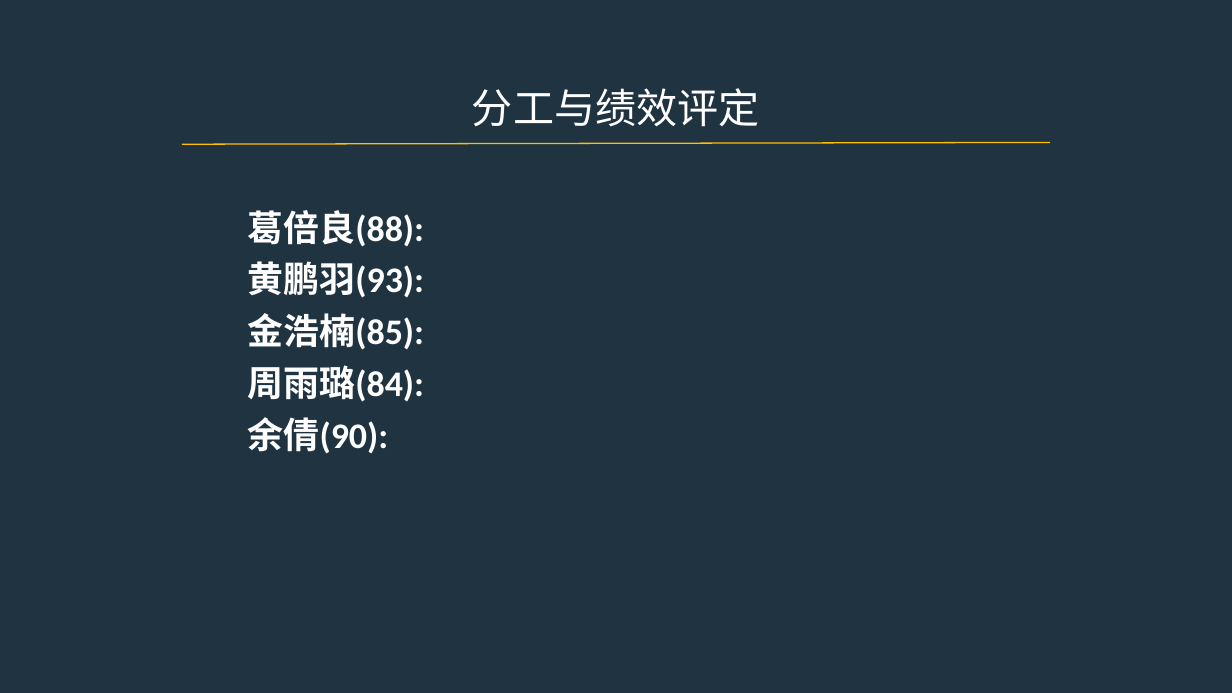
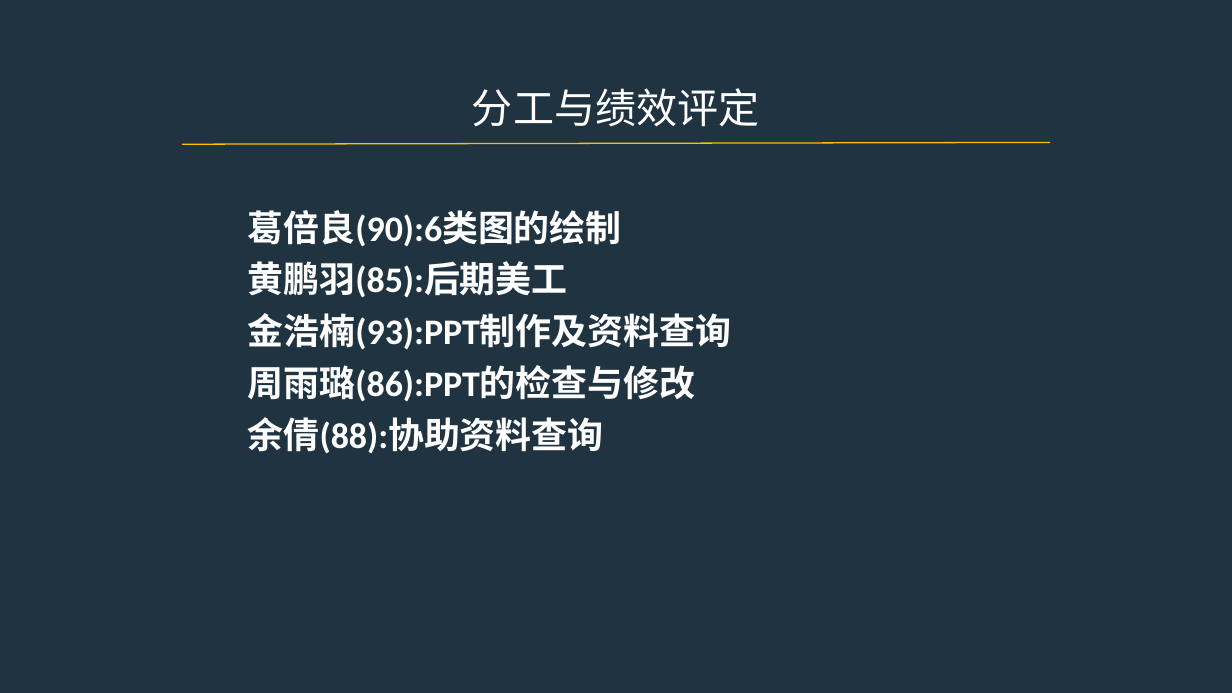
Before and after one commit to PRD2017-G07/G07-teamwork, a slide deck: slide 30 of 0PPT/UML图.pptx. Drawn at 1232x693 pixels with LibreOffice and Linux fonts; fonts in the diff are those of the drawing. Boxes give left, top, right and bottom in pixels: in the first picture for what was removed or moved away, otherwise in the second. Text is boxed around its words. In the diff, an @@ line names an element or a change of style, - is before the commit and + after.

Commit message:
GBL

```diff
--- a/0PPT/UML图.pptx
+++ b/0PPT/UML图.pptx
@@ text at (x1=248, y1=210, x2=731, y2=454): text changed @@
-葛倍良(88):
-黄鹏羽(93):
-金浩楠(85):
-周雨璐(84):
-余倩(90):
+葛倍良(90):6类图的绘制
+黄鹏羽(85):后期美工
+金浩楠(93):PPT制作及资料查询
+周雨璐(86):PPT的检查与修改
+余倩(88):协助资料查询
```
